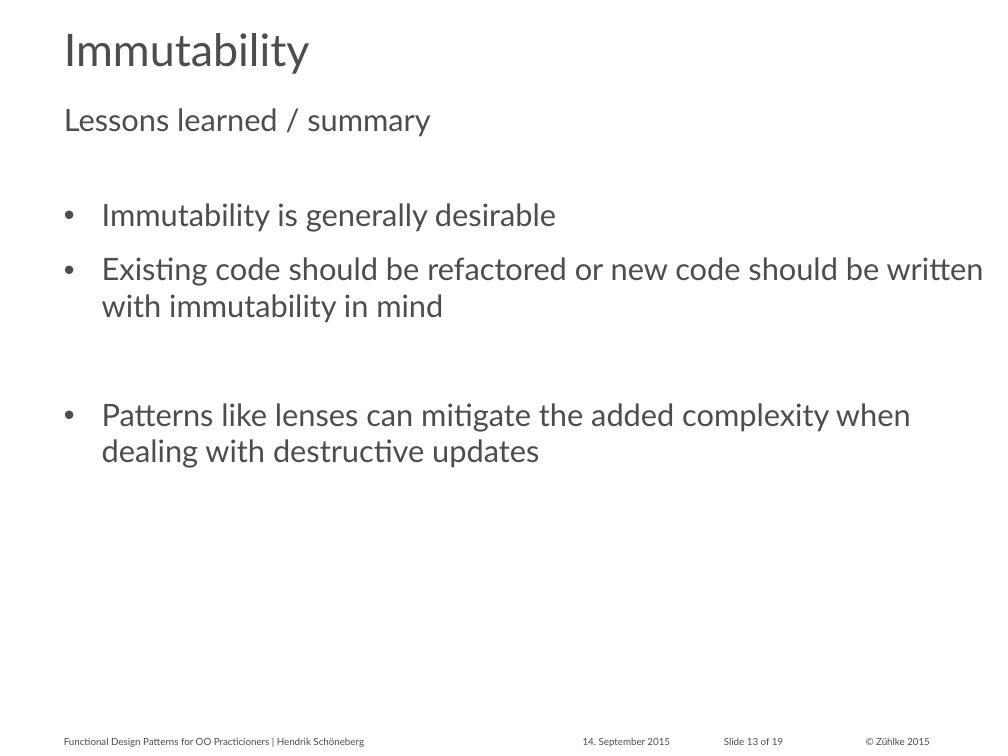
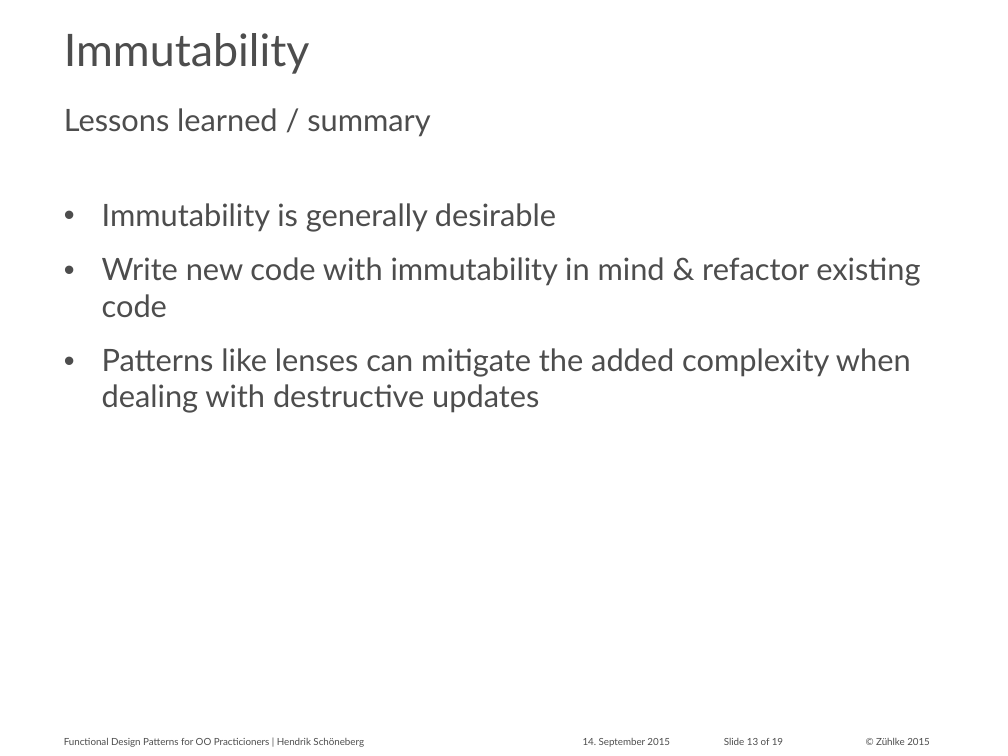
Before and after one commit to aax/zdays-fp-patterns, a slide deck: slide 13 of hesc_slides.pptx. Drawn at 1008x756 pixels with LibreOffice and Linux fonts; fonts in the diff are those of the drawing; background and template pictures are left out. Boxes give left, top, right and bottom in pixels: in the first picture for what was removed or moved away, otherwise in the second. Text is boxed around its words. In the diff, an @@ line names an element or a change of style, - is before the commit and + after.

```diff
--- a/hesc_slides.pptx
+++ b/hesc_slides.pptx
@@ text at bbox=[102, 257, 920, 317]: text changed @@
-• Existing code should be refactored or new code should be written with immutability in mind
+• Write new code with immutability in mind & refactor existing code
```
Also in this commit, not shown: 1 other slide changed, 2 other files.
